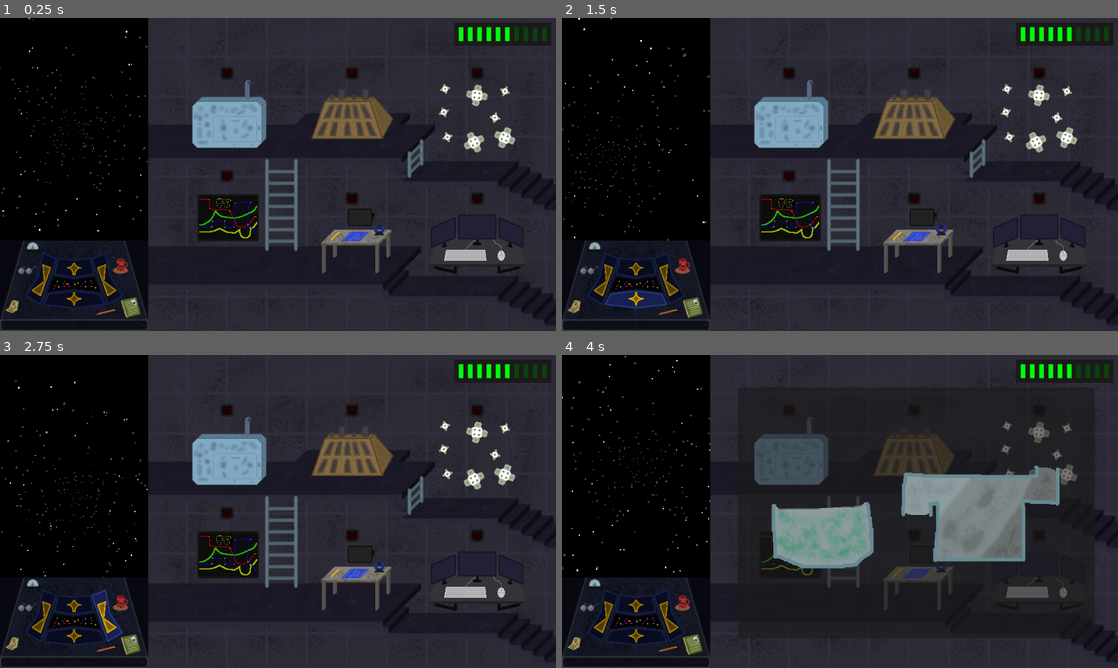
Above: before the commit, frames 1-4 (two rows, left to right).
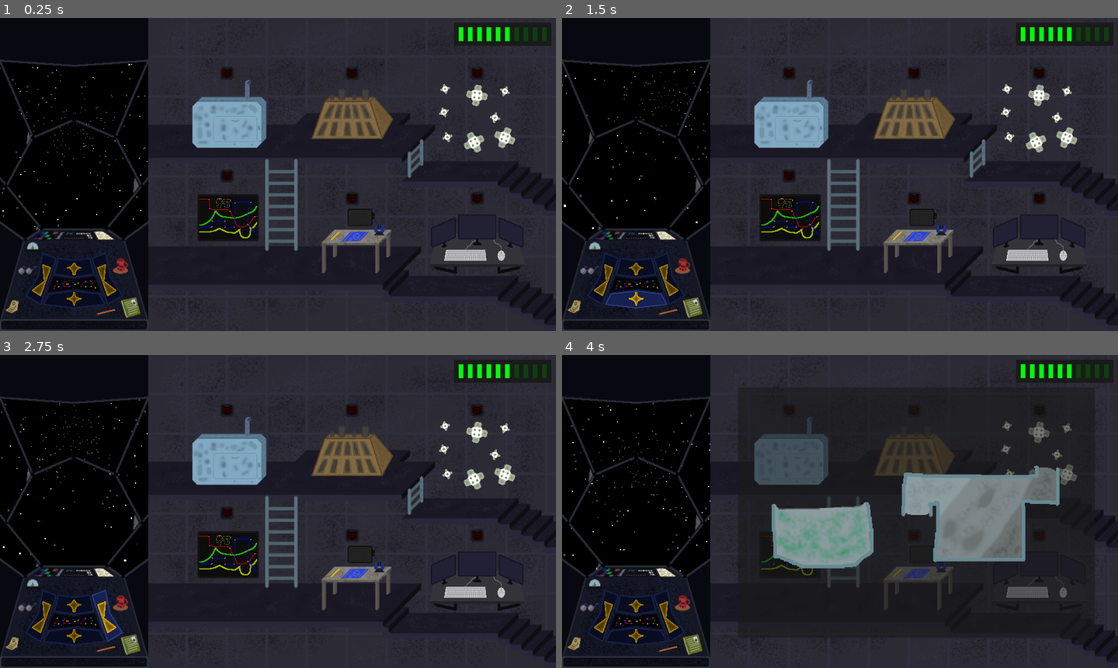
Above: after the commit, the same moments.

Repository: kedalovo/-SG-Spaceship-Management
Game: Godot game, scene res://Game Scene/Game.tscn
Same seed, same stepped clock (60 frames per second), same inputs: the game is played once before the commit and once after it.
Inputs (mouse positions are in pixels of both pictures, inside the frame that each line leads up to):
- Up to frame 1 (0.25 s): no input
- Up to frame 2 (1.5 s): click (600, 277) at 0.5 s; click (634, 302) at 1.25 s
- Up to frame 3 (2.75 s): click (105, 614) at 2 s
- Up to frame 4 (4 s): click (634, 605) at 2.75 s; click (789, 452) at 3.52 s

The runs differ from the first frame. In frame 1, 1.4% of the frame differs, in the area x 0-27%, y 0-72%; in frame 2, 1.8%; in frame 3, 1.7%; in frame 4, 1.5%.

Commit message:
Added Cabin view with low effort animation. Added an action to toggle fullscreen mode - F12. Fixed cabin controls pointing to the wrong directions.

Diff:
--- a/Game Scene/Game.tscn
+++ b/Game Scene/Game.tscn
@@ -1,8 +1,9 @@
-[gd_scene load_steps=58 format=3 uid="uid://dr0fafp1u36yj"]
+[gd_scene load_steps=59 format=3 uid="uid://dr0fafp1u36yj"]
 
 [ext_resource type="Script" path="res://Game Scene/game.gd" id="1_t00el"]
 [ext_resource type="Texture2D" uid="uid://dmcht1gqpy4v3" path="res://Systems/Life Support/Assets/Life Support.png" id="2_3bjf3"]
 [ext_resource type="Texture2D" uid="uid://c6wdksyljuwx5" path="res://Systems/Systems Background.png" id="2_idqil"]
+[ext_resource type="Texture2D" uid="uid://dgqvbuthht2p7" path="res://Cabin/Assets/Cabin view.png" id="3_e6bxd"]
 [ext_resource type="Texture2D" uid="uid://crc0xix75leon" path="res://Systems/Life Support/Assets/Life Support outline.png" id="3_hjlia"]
 [ext_resource type="Script" path="res://Systems/system_visual.gd" id="3_kjvah"]
 [ext_resource type="Texture2D" uid="uid://di126eprnvoei" path="res://Cabin/Assets/Cabin controls.png" id="4_ev5uv"]
@@ -193,6 +194,10 @@
 render_target_update_mode = 4
 
 [node name="Space" parent="Cabin/SubViewportContainer2/SubViewport" instance=ExtResource("24_qmju5")]
+
+[node name="Cabin View" type="Sprite2D" parent="Cabin"]
+position = Vector2(128, 192)
+texture = ExtResource("3_e6bxd")
 
 [node name="Controls" type="Node2D" parent="Cabin"]
 position = Vector2(0, 384)
--- a/Game Scene/game.gd
+++ b/Game Scene/game.gd
@@ -24,6 +24,9 @@
 
 @onready var cabin: Node2D = $Cabin
 @onready var space: Node2D = $Cabin/SubViewportContainer2/SubViewport/Space
+@onready var cabin_view: Sprite2D = $"Cabin/Cabin View"
+
+const CABIN_ZOOM_LEVEL: float = 1.1
 
 @onready var systems: Array[system] = [
 	life_support_system, engines_system, hull_system,
@@ -50,22 +53,39 @@
 	if event.is_action_pressed(&"test"):
 		life_support_system.upgrade(1)
 	if event.is_action_pressed(&"left"):
-		space.move(Vector2.LEFT)
+		var moved: bool = space.move(Vector2.LEFT)
+		if moved:
+			cabin_view.scale = Vector2(CABIN_ZOOM_LEVEL, CABIN_ZOOM_LEVEL)
 	if event.is_action_pressed(&"right"):
-		space.move(Vector2.RIGHT)
+		var moved: bool = space.move(Vector2.RIGHT)
+		if moved:
+			cabin_view.scale = Vector2(CABIN_ZOOM_LEVEL, CABIN_ZOOM_LEVEL)
 	if event.is_action_pressed(&"up"):
-		space.move(Vector2.UP)
+		var moved: bool = space.move(Vector2.UP)
+		if moved:
+			cabin_view.scale = Vector2(CABIN_ZOOM_LEVEL, CABIN_ZOOM_LEVEL)
 	if event.is_action_pressed(&"down"):
-		space.move(Vector2.DOWN)
+		var moved: bool = space.move(Vector2.DOWN)
+		if moved:
+			cabin_view.scale = Vector2(CABIN_ZOOM_LEVEL, CABIN_ZOOM_LEVEL)
+	if event.is_action_pressed(&"fullscreen"):
+		if DisplayServer.window_get_mode() == DisplayServer.WindowMode.WINDOW_MODE_WINDOWED:
+			DisplayServer.window_set_mode(DisplayServer.WINDOW_MODE_EXCLUSIVE_FULLSCREEN)
+		elif DisplayServer.window_get_mode() == DisplayServer.WindowMode.WINDOW_MODE_EXCLUSIVE_FULLSCREEN:
+			DisplayServer.window_set_mode(DisplayServer.WINDOW_MODE_WINDOWED)
 
 
 func _notification(what: int) -> void:
-	# Gets rid of the annoying errors and warnings about leaking two textures when closing game (the cursor textures)
 	if what == NOTIFICATION_WM_CLOSE_REQUEST:
 		quit_game()
 
 
+func _physics_process(_delta: float) -> void:
+	cabin_view.scale = lerp(cabin_view.scale, Vector2.ONE, 0.1)
+
+
 func quit_game() -> void:
+	# Gets rid of the annoying errors and warnings about leaking two textures when closing game (the cursor textures)
 	Input.set_custom_mouse_cursor(null, Input.CURSOR_ARROW)
 	Input.set_custom_mouse_cursor(null, Input.CURSOR_POINTING_HAND)
 	get_tree().quit()
@@ -94,19 +114,19 @@
 
 
 func _on_left_button_pressed() -> void:
+	space.move(Vector2.LEFT)
+
+
+func _on_down_button_pressed() -> void:
+	space.move(Vector2.DOWN)
+
+
+func _on_right_button_pressed() -> void:
 	space.move(Vector2.RIGHT)
 
 
-func _on_down_button_pressed() -> void:
+func _on_up_button_pressed() -> void:
 	space.move(Vector2.UP)
-
-
-func _on_right_button_pressed() -> void:
-	space.move(Vector2.LEFT)
-
-
-func _on_up_button_pressed() -> void:
-	space.move(Vector2.DOWN)
 
 
 func _on_damaged(strength: int, type: game_manager.damage_types) -> void:
--- a/Space/space.gd
+++ b/Space/space.gd
@@ -114,9 +114,9 @@
 	hazard_spots.erase(spot)
 
 
-func move(to: Vector2) -> void:
+func move(to: Vector2) -> bool:
 	if is_moving:
-		return
+		return false
 	var is_set: bool = false
 	var tween: Tween = get_tree().create_tween()
 	match to:
@@ -183,5 +183,7 @@
 	if is_set:
 		tween.tween_callback(func(): is_moving = false).set_delay(TWEEN_TIME-0.1)
 		is_moving = true
+		return true
 	else:
 		tween.kill()
+		return false
--- a/Systems/Hull/Patch/patch.gd
+++ b/Systems/Hull/Patch/patch.gd
@@ -27,11 +27,17 @@
 var is_3_set: bool = false
 var is_4_set: bool = false
 var is_halved: bool = false
+var is_bigger: bool = false
 var is_hovering_hole: bool = false
 var is_completed: bool = false
 
 
 func set_marks() -> void:
+	if is_bigger:
+		mark_1.scale = Vector2(2.5, 2.5)
+		mark_2.scale = Vector2(2.5, 2.5)
+		mark_3.scale = Vector2(2.5, 2.5)
+		mark_4.scale = Vector2(2.5, 2.5)
 	if is_halved:
 		mark_2.show()
 		mark_4.show()
--- a/Systems/Hull/hull_system.gd
+++ b/Systems/Hull/hull_system.gd
@@ -47,6 +47,10 @@
 	new_patch.patch_installed.connect(_on_patch_installed)
 	new_patch.patch_completed.connect(_on_patch_completed)
 	patches.add_child(new_patch)
+	if current_tier > 0:
+		new_patch.is_bigger = true
+	if current_tier > 1:
+		new_patch.is_halved = true
 	new_patch.initial_pos = Vector2(-264, 176)
 	new_patch.position = Vector2(-264, 176)
 
--- a/project.godot
+++ b/project.godot
@@ -74,6 +74,11 @@
 , Object(InputEventKey,"resource_local_to_scene":false,"resource_name":"","device":-1,"window_id":0,"alt_pressed":false …(183 unchanged characters)…
 ]
 }
+fullscreen={
+"deadzone": 0.5,
+"events": [Object(InputEventKey,"resource_local_to_scene":false,"resource_name":"","device":-1,"window_id":0,"alt_pressed":false,"shift_pressed":false,"ctrl_pressed":false,"meta_pressed":false,"pressed":false,"keycode":0,"physical_keycode":4194343,"key_label":0,"unicode":0,"location":0,"echo":false,"script":null)
+]
+}
 
 [rendering]
 
Binary file added: Cabin/Assets/Cabin view.png
Not shown, added: Cabin/Assets/Cabin view.png.import
